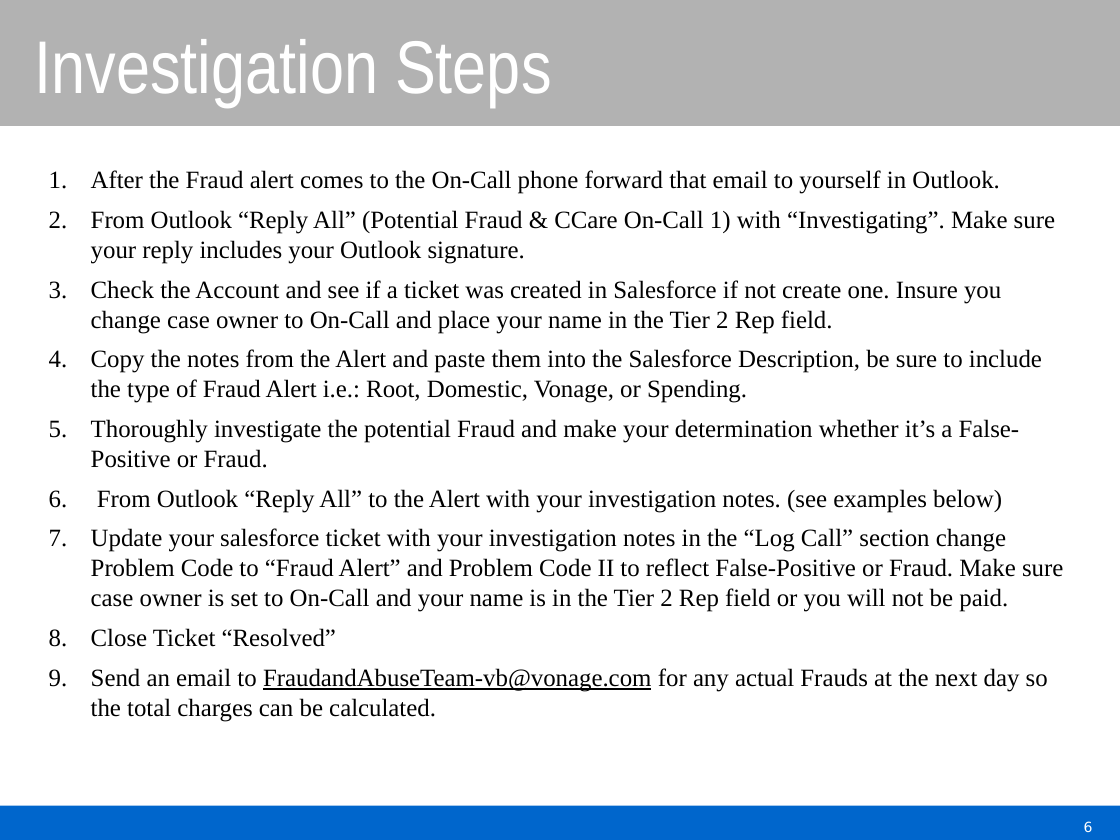
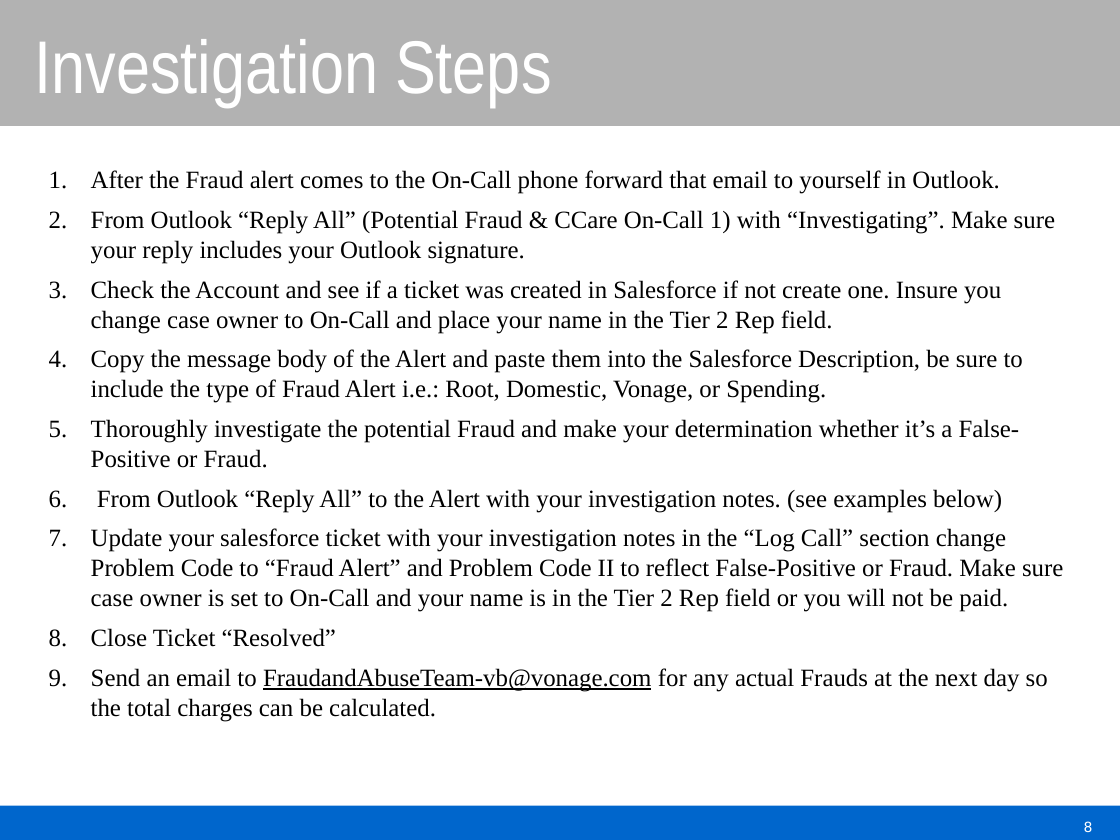
Before and after one commit to tbmillikin/Fraud-Procedures, a slide deck: slide 8 of On-CallFraudProcedures.pptx (slide 6 before the commit). Drawn at 1120x840 pixels with LibreOffice and Linux fonts; fonts in the diff are those of the drawing; background and template pictures are left out. Boxes give left, top, right and bottom in pixels: in the first picture for what was removed or moved away, otherwise in the second. Text is boxed around its words. In the diff, an @@ line names an element or a change of style, - is before the commit and + after.

Commit message:
worked on types of fraud

```diff
--- a/On-CallFraudProcedures.pptx
+++ b/On-CallFraudProcedures.pptx
@@ text at bbox=[91, 349, 1023, 403]: text changed @@
-4. Copy the notes from the Alert and paste them into the Salesforce Description, be sure to include the type of Fraud Alert i.e.: Root, Domestic, Vonage, or Spending.
+4. Copy the message body of the Alert and paste them into the Salesforce Description, be sure to include the type of Fraud Alert i.e.: Root, Domestic, Vonage, or Spending.
@@ page number at bbox=[1084, 821, 1093, 832]: text changed @@
-6
+8
```
Also in this commit, not shown: 2 other slides changed, 2 slides added.
